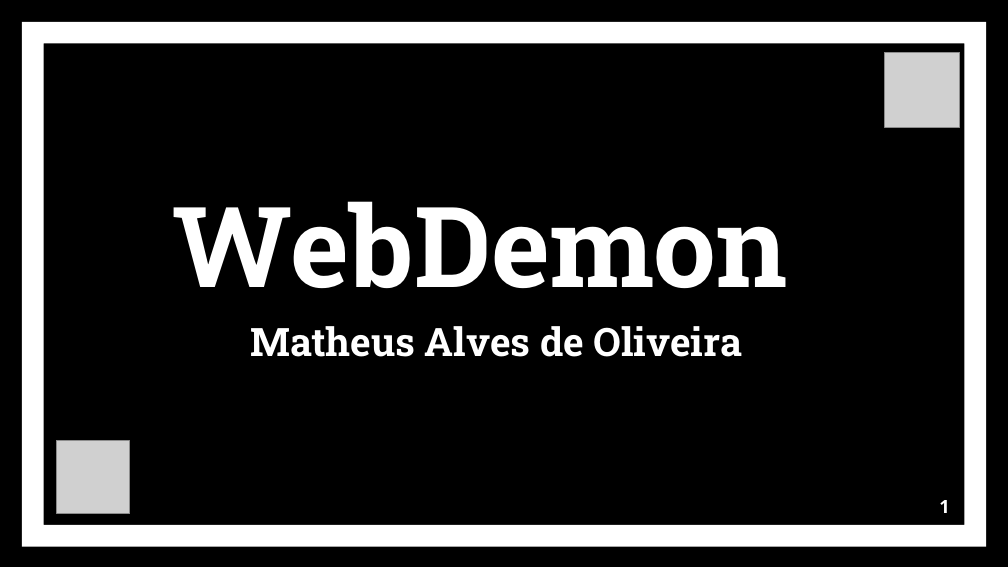
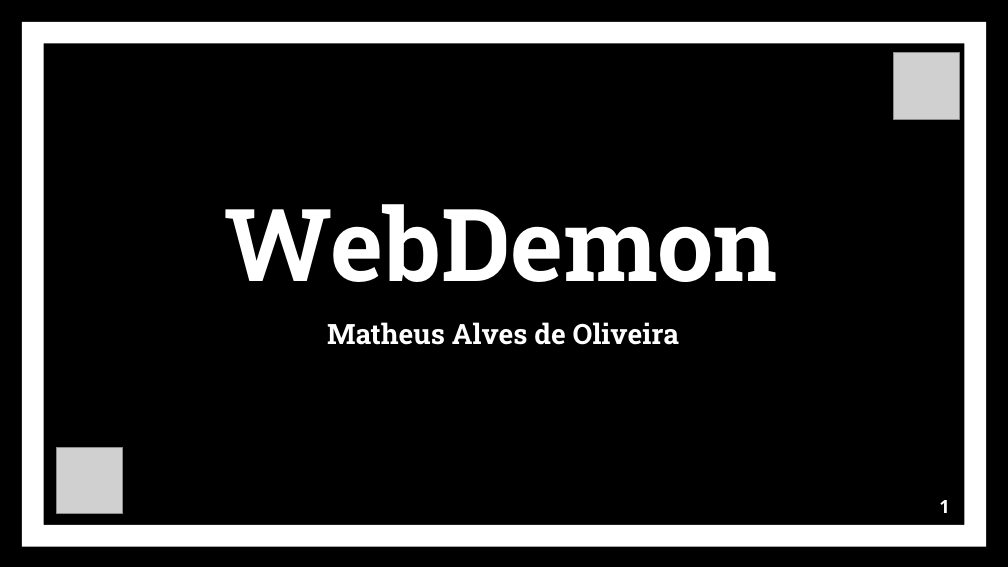
Before and after one commit to matheussOliveira1/projeto_Individual, a slide deck: slide 1 of site/public/DOCS_SLIDES/slides_WebDemon.pptx. Drawn at 1008x567 pixels with LibreOffice and Linux fonts; fonts in the diff are those of the drawing; grey boxes stand for pictures. Boxes give left, top, right and bottom in pixels: in the first picture for what was removed or moved away, otherwise in the second. Text is boxed around its words. In the diff, an @@ line names an element or a change of style, - is before the commit and + after.

```diff
--- a/site/public/DOCS_SLIDES/slides_WebDemon.pptx
+++ b/site/public/DOCS_SLIDES/slides_WebDemon.pptx
@@ picture: place and size @@
-picture at (885, 52, 961, 128)
+picture at (893, 52, 960, 119)
@@ title "WebDemon": place and size @@
-title "WebDemon" at (172, 201, 787, 288)
+title "WebDemon" at (224, 204, 778, 282)
@@ title "WebDemon" at (224, 204, 778, 282): size 80 to 72 pt @@
@@ text "Matheus Alves de Oliveira": place and size @@
-text "Matheus Alves de Oliveira" at (251, 326, 743, 357)
+text "Matheus Alves de Oliveira" at (327, 322, 679, 345)
@@ text "Matheus Alves de Oliveira" at (327, 322, 679, 345): size 28 to 20 pt @@
@@ picture: place and size @@
-picture at (56, 440, 130, 514)
+picture at (56, 448, 122, 513)
```
Also in this commit, not shown: 2 other slides changed, 3 slides added, 30 other files.
